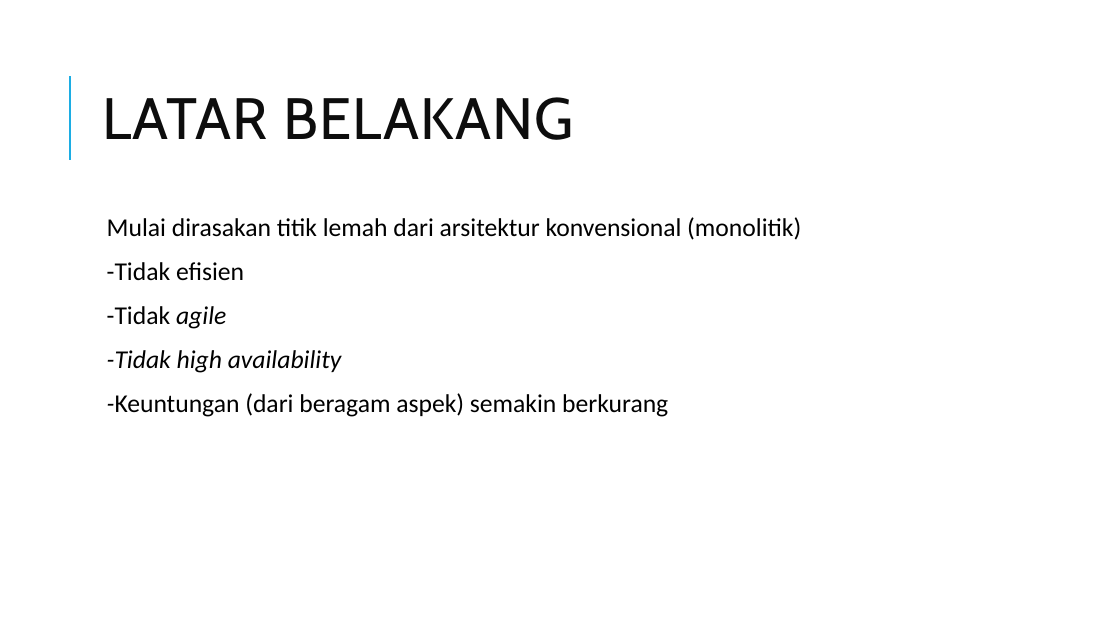
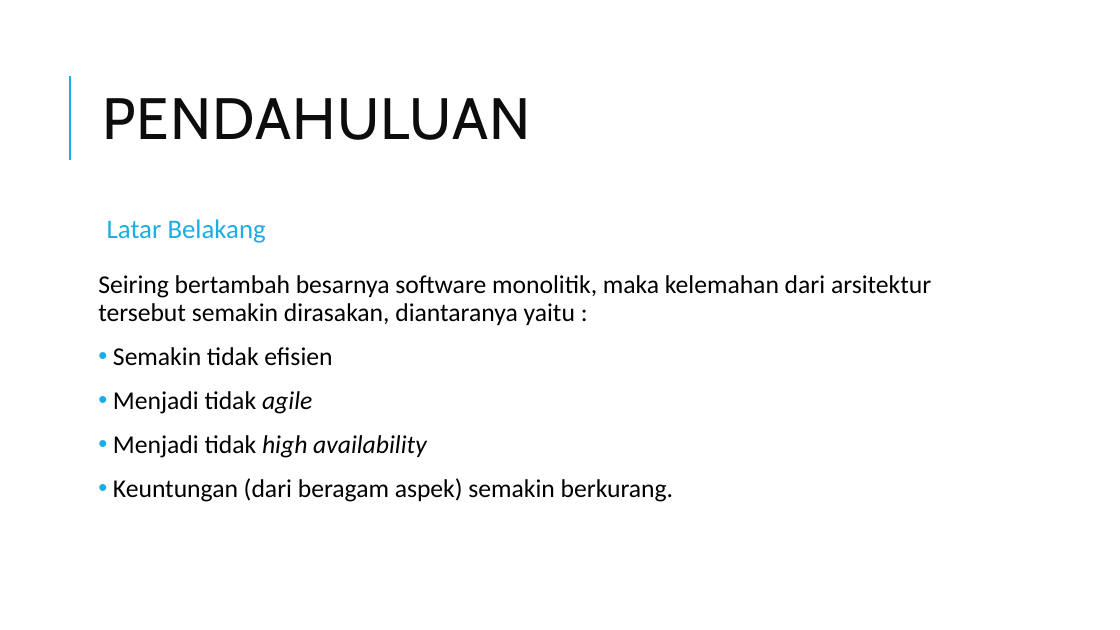
Before and after one commit to edriclaksaputra/tugasakhir, a slide deck: slide 2 of PPT.pptx (slide 3 before the commit). Drawn at 1120x630 pixels with LibreOffice and Linux fonts; fonts in the diff are those of the drawing. Boxes give left, top, right and bottom in pixels: in the first picture for what was removed or moved away, otherwise in the second. Text is boxed around its words. In the diff, an @@ line names an element or a change of style, - is before the commit and + after.

```diff
--- a/PPT.pptx
+++ b/PPT.pptx
@@ title added at [102,98,530,140], 50 pt, text #0D0D0D @@
+PENDAHULUAN
@@ text at [107,219,266,243]: text changed; size 50 to 23 pt; font Cabin to Calibri; text colour #0D0D0D to #1CADE4 @@
-LATAR BELAKANG
+Latar Belakang
@@ text at [98,275,931,502]: text changed @@
-  Mulai dirasakan titik lemah dari arsitektur konvensional (monolitik)
-  -Tidak efisien
-  -Tidak agile
-  -Tidak high availability
-  -Keuntungan (dari beragam aspek) semakin berkurang
+Seiring bertambah besarnya software monolitik, maka kelemahan dari arsitektur tersebut semakin dirasakan, diantaranya yaitu :
+• Semakin tidak efisien
+• Menjadi tidak agile
+• Menjadi tidak high availability
+• Keuntungan (dari beragam aspek) semakin berkurang.
```
Also in this commit, not shown: 8 other slides changed, 1 slide added, 2 slides removed, 6 other files.
